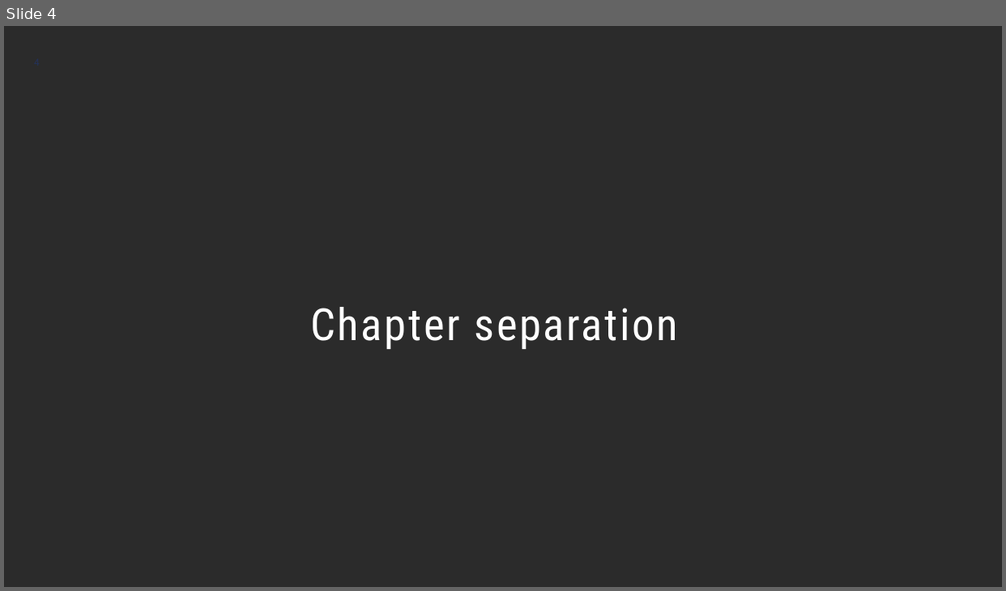
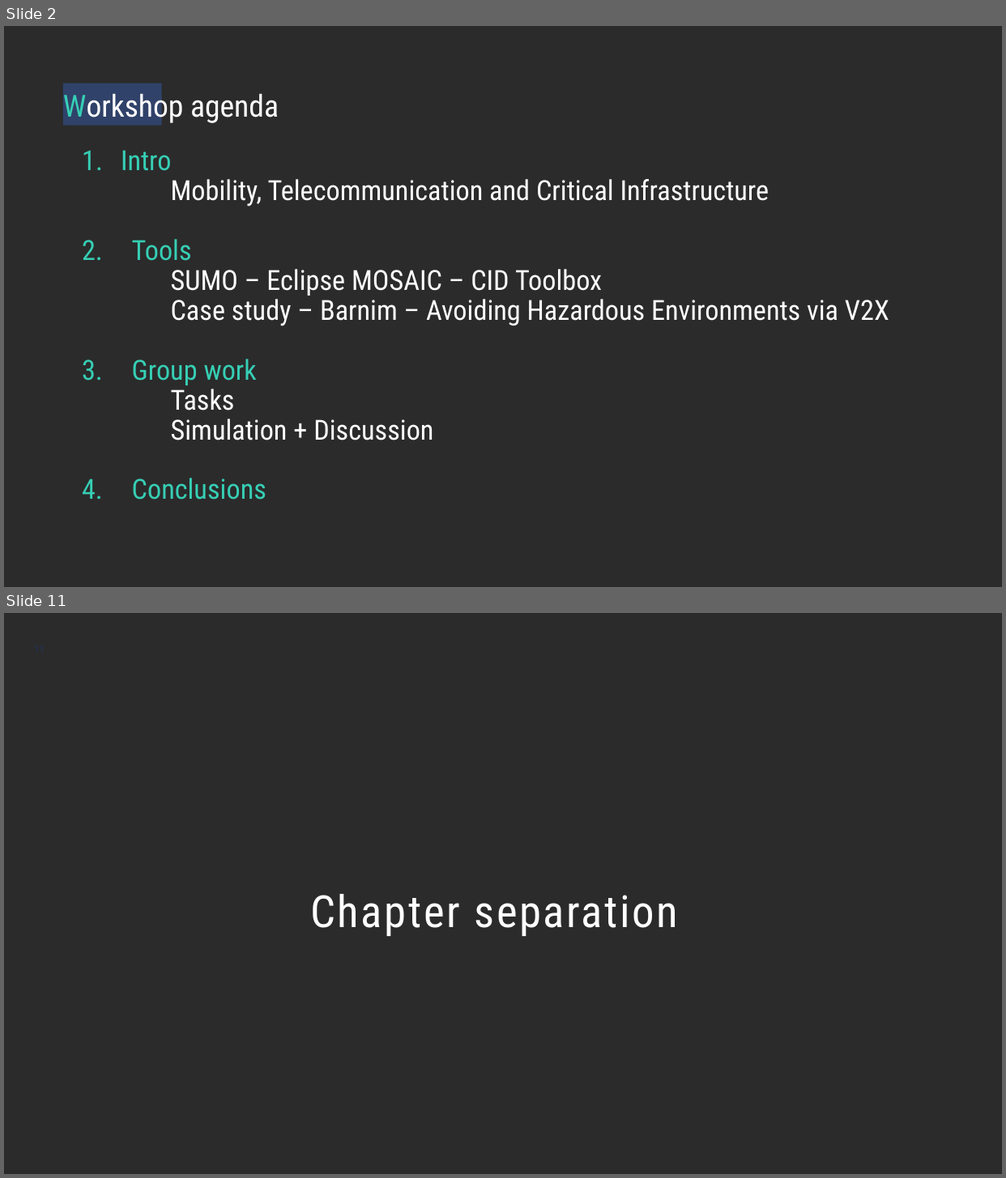
Before and after one commit to birnbaum/cid-workshop2, a slide deck: slides/ide3a_workshop2.pptx. Shown one above the other, each under a label of ours: slide 4 before the commit, slides 2 and 11 after it; the slides between them are not shown. The pictures are 1006x591 and 1006x1178 pixels, drawn with LibreOffice and Linux fonts; fonts in the diff are those of the drawing; background and template pictures are left out; a plain dark background stands for a picture behind light text. Boxes give left, top, right and bottom in pixels: in the first picture for what was removed or moved away, otherwise in the second. Text is boxed around its words. In the diff, an @@ line names an element or a change of style, - is before the commit and + after.

```diff
--- a/slides/ide3a_workshop2.pptx
+++ b/slides/ide3a_workshop2.pptx
@@ slide 2 added at (x1=4, y1=26, x2=1002, y2=587), background picture (left out) @@
@@ rectangle added at (x1=63, y1=83, x2=162, y2=125), fill #304269 @@
@@ text added at (x1=63, y1=89, x2=279, y2=125), 22 pt, text #FFFFFF @@
+Workshop agenda
@@ text added at (x1=82, y1=150, x2=889, y2=500), 20 pt, text #FFFFFF @@
+1. Intro
+Mobility, Telecommunication and Critical Infrastructure
+2. Tools
+SUMO – Eclipse MOSAIC – CID Toolbox
+Case study – Barnim – Avoiding Hazardous Environments via V2X
+3. Group work
+Tasks
+Simulation + Discussion
+4. Conclusions
@@ what was slide 4 is now slide 11 @@
@@ page number at (x1=34, y1=638, x2=266, y2=661): text changed @@
-4
+11
```
Also in this commit, not shown: 1 slide changed, 8 other slides added, 2 slides removed, 4 other files.
